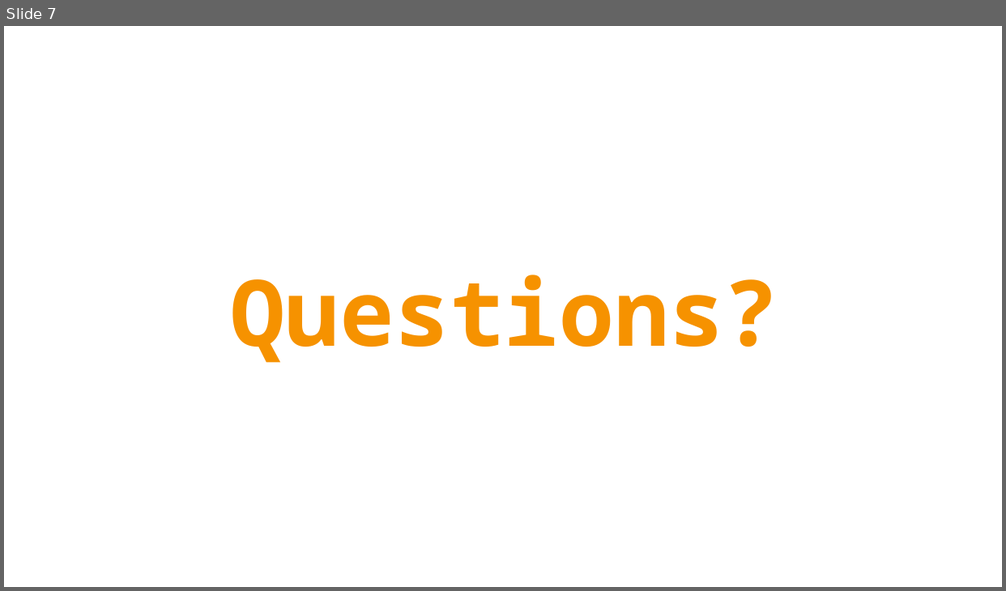
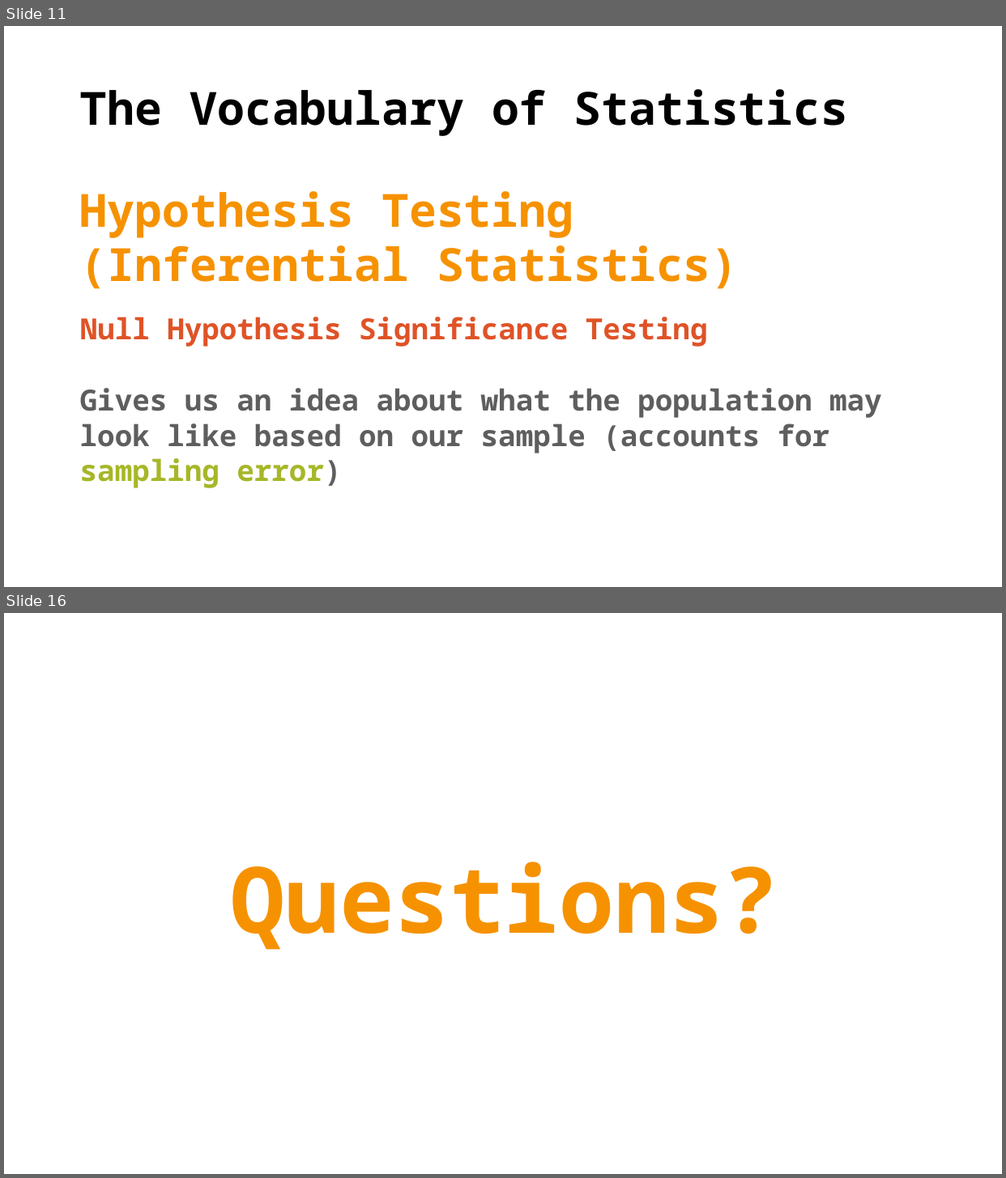
Before and after one commit to TysonStanley/EDU-6050, a slide deck: Slides/02_EDUC_6050_2018.pptx. Shown one above the other, each under a label of ours: slide 7 before the commit, slides 11 and 16 after it; the slides between them are not shown. The pictures are 1006x591 and 1006x1178 pixels, drawn with LibreOffice and Linux fonts; fonts in the diff are those of the drawing. Boxes give left, top, right and bottom in pixels: in the first picture for what was removed or moved away, otherwise in the second. Text is boxed around its words. In the diff, an @@ line names an element or a change of style, - is before the commit and + after.

```diff
--- a/Slides/02_EDUC_6050_2018.pptx
+++ b/Slides/02_EDUC_6050_2018.pptx
@@ slide 11 added at box(4, 26, 1002, 587), background #FFFFFF @@
@@ title added at box(80, 89, 849, 136), 44 pt, text #000000, bold @@
+The Vocabulary of Statistics
@@ text added at box(80, 191, 739, 289), 44 pt, text #F69200, bold @@
+Hypothesis Testing (Inferential Statistics)
@@ text added at box(80, 317, 708, 347), 28 pt, text #DF5327, bold @@
+Null Hypothesis Significance Testing
@@ text added at box(80, 388, 882, 489), 28 pt, text #5E5E5E, bold @@
+Gives us an idea about what the population may look like based on our sample (accounts for sampling error)
@@ what was slide 7 is now slide 16 @@
```
Also in this commit, not shown: 5 slides changed, 9 other slides added, 1 slide removed, 1 other file.
